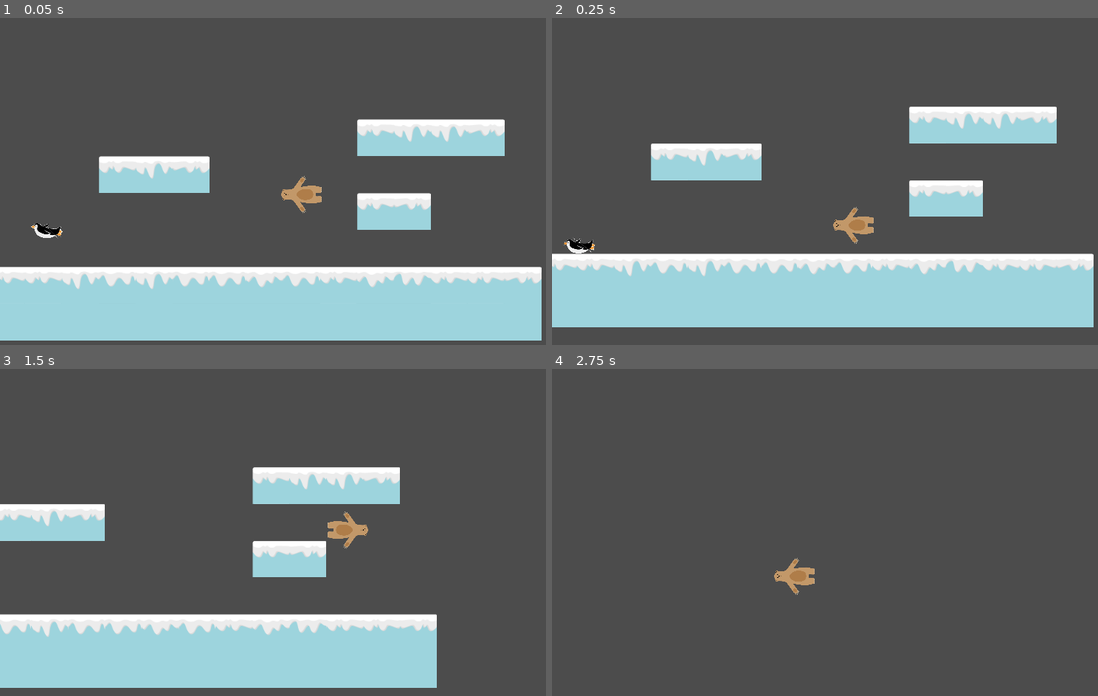
Above: before the commit, frames 1-4 (two rows, left to right).
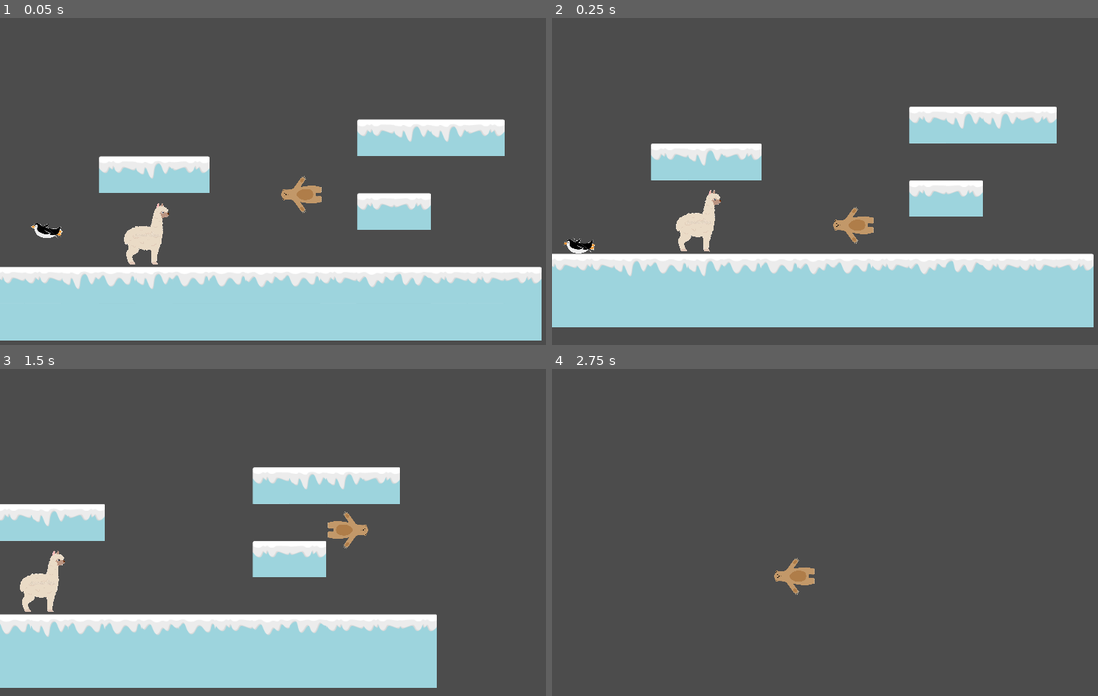
Above: after the commit, the same moments.

Repository: lendroit/ice-bear
Game: Godot game, scene res://World.tscn
The game is run twice, just before and just after one commit, with the same random seed, the same clock (stepped at 60 frames per second) and the same inputs.
Inputs:
- Up to frame 1 (0.05 s): no input
- Up to frame 2 (0.25 s): no input
- Up to frame 3 (1.5 s): hold Right (walk_right) from 0.53 s (still down); tap T (Glaire) at 0.6, 1.35 s; tap Space (jump) at 0.77 s
- Up to frame 4 (2.75 s): tap Space (jump) at 1.52 s; release Right (walk_right) at 2.03 s; hold Left (walk_left) from 2.03 s (still down); tap T (Glaire) at 2.1 s

The runs differ from the first frame. In frame 1, 0.7% of the frame differs, in the area x 22-31%, y 56-76%; in frame 2, 0.7%; in frame 3, 0.7%; in frame 4, nothing differs.

Commit message:
add lama

Diff:
--- /dev/null
+++ b/Friends/Lama.tscn
@@ -0,0 +1,18 @@
+[gd_scene load_steps=3 format=2]
+
+[ext_resource path="res://Friends/Lama.png" type="Texture" id=1]
+
+[sub_resource type="CapsuleShape2D" id=1]
+radius = 31.4138
+height = 15.3242
+
+[node name="Lama" type="Area2D"]
+
+[node name="Sprite" type="Sprite" parent="."]
+position = Vector2( -108.063, 6.6347 )
+scale = Vector2( 0.114499, 0.114499 )
+texture = ExtResource( 1 )
+
+[node name="CollisionShape2D" type="CollisionShape2D" parent="."]
+position = Vector2( -115.477, 24.3528 )
+shape = SubResource( 1 )
--- a/World.tscn
+++ b/World.tscn
@@ -1,9 +1,10 @@
-[gd_scene load_steps=5 format=2]
+[gd_scene load_steps=6 format=2]
 
 [ext_resource path="res://Player.tscn" type="PackedScene" id=1]
 [ext_resource path="res://Enemy/Enemy.tscn" type="PackedScene" id=2]
 [ext_resource path="res://World.gd" type="Script" id=3]
 [ext_resource path="res://Terrain/Tileset.tres" type="TileSet" id=4]
+[ext_resource path="res://Friends/Lama.tscn" type="PackedScene" id=5]
 
 [node name="World" type="Node2D"]
 position = Vector2( -152.391, 47.622 )
@@ -21,3 +22,5 @@
 collision_mask = 3
 format = 1
 tile_data = PoolIntArray( -196604, 1, 0, -196603, 1, 6, -196602, 1, 6, -196601, 1, 7, -65539, 1, 0, -65538, 1, 6, -6553 …(607 unchanged characters)…
+
+[node name="Lama" parent="." instance=ExtResource( 5 )]
Binary file added: Friends/Lama.png
Not shown, added: Friends/Lama.png.import
